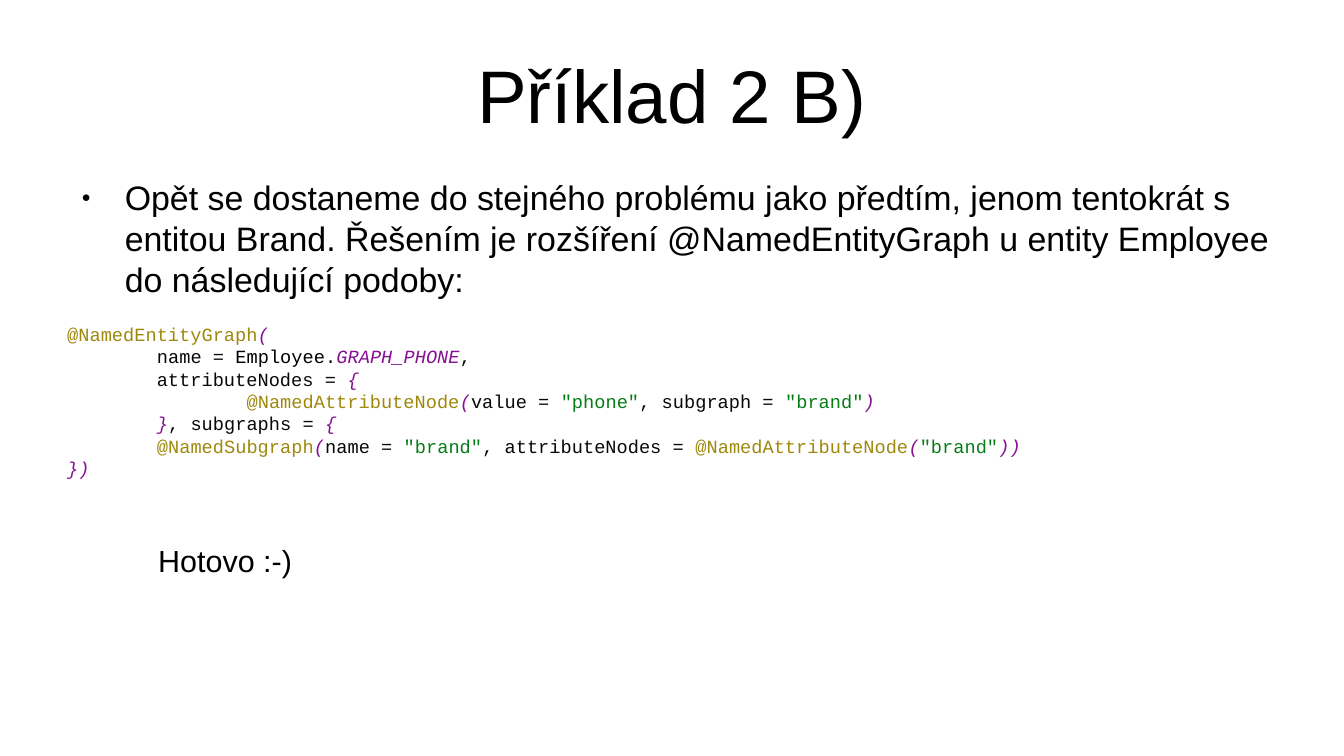
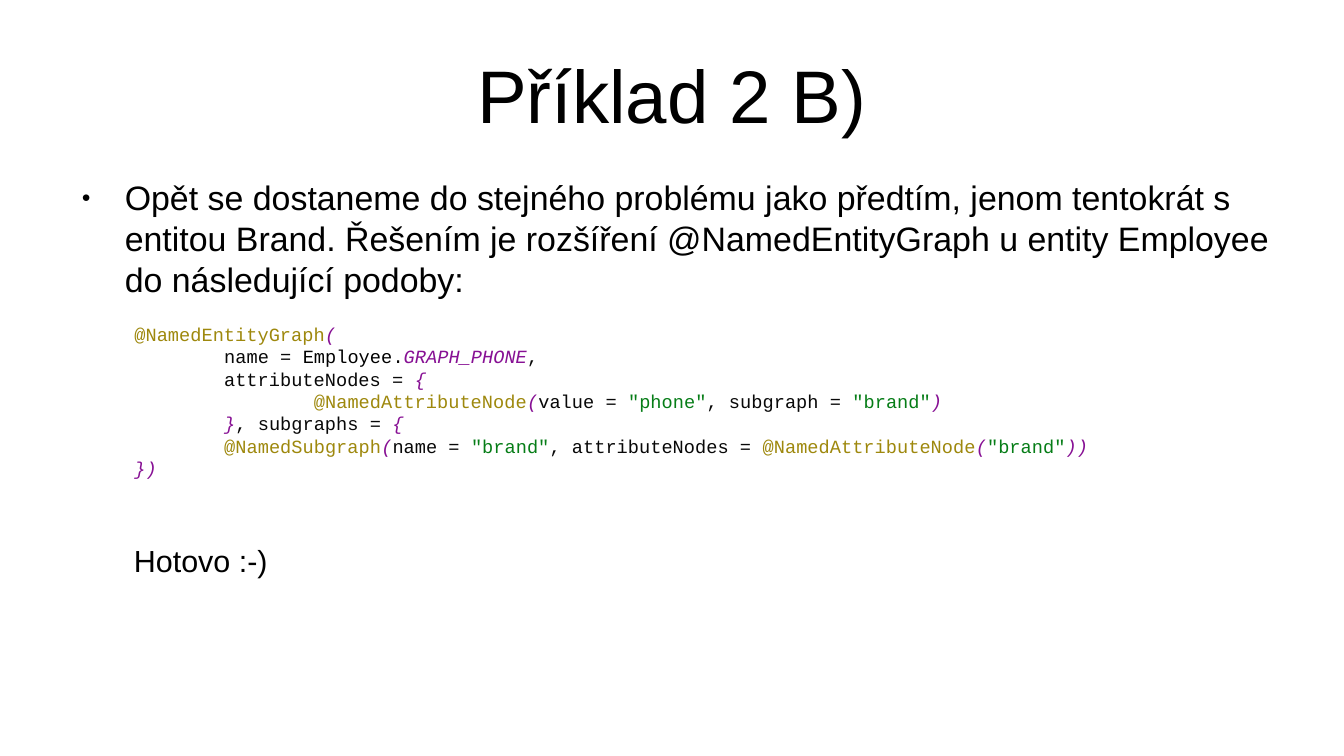
Before and after one commit to jirkapinkas/javadays-2020, a slide deck: slide 21 of spring-data-rest/Prednaska.odp. Drawn at 1344x756 pixels with LibreOffice and Linux fonts; fonts in the diff are those of the drawing. Boxes give left, top, right and bottom in pixels: in the first picture for what was removed or moved away, otherwise in the second. Text is boxed around its words. In the diff, an @@ line names an element or a change of style, - is before the commit and + after.

Commit message:
+ 4. příklad & (snad) finální přednáška

```diff
--- a/spring-data-rest/Prednaska.odp
+++ b/spring-data-rest/Prednaska.odp
@@ text "Opět se dostaneme do stejného ..." rewrapped from bbox=[67, 185, 1269, 457] to bbox=[125, 185, 1269, 457] @@
@@ text "Hotovo :-)": place and size @@
-text "Hotovo :-)" at bbox=[158, 551, 254, 573]
+text "Hotovo :-)" at bbox=[134, 551, 230, 573]
```
Also in this commit, not shown: 3 other slides changed, 15 slides added, 2 slides removed, 6 other files.
